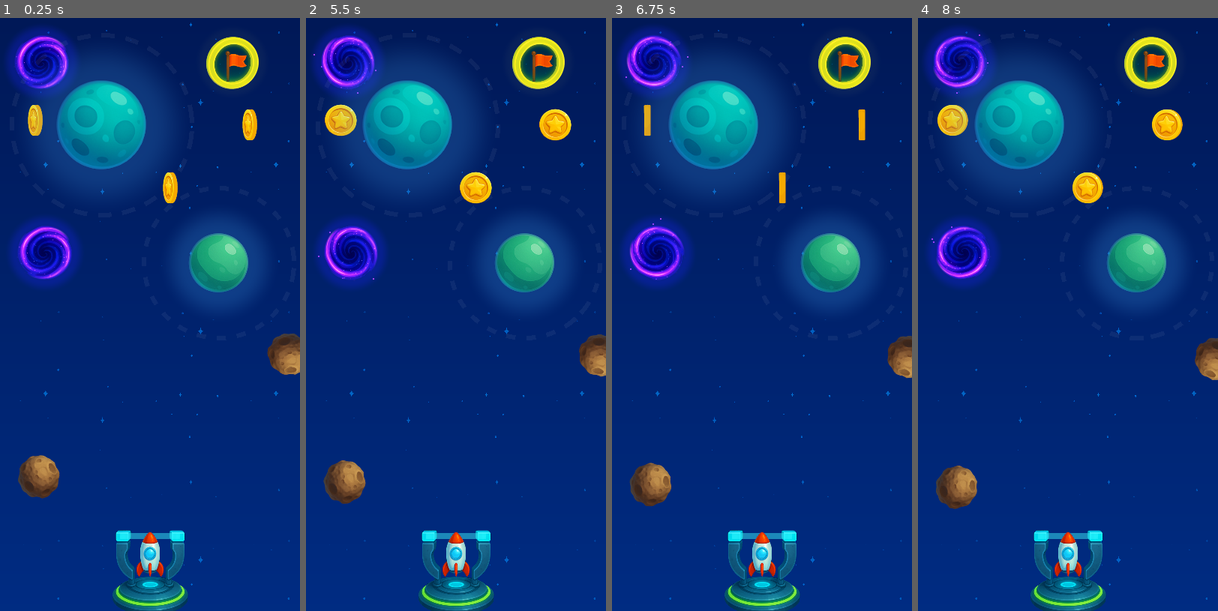
Above: before the commit, frames 1-4 (left to right).
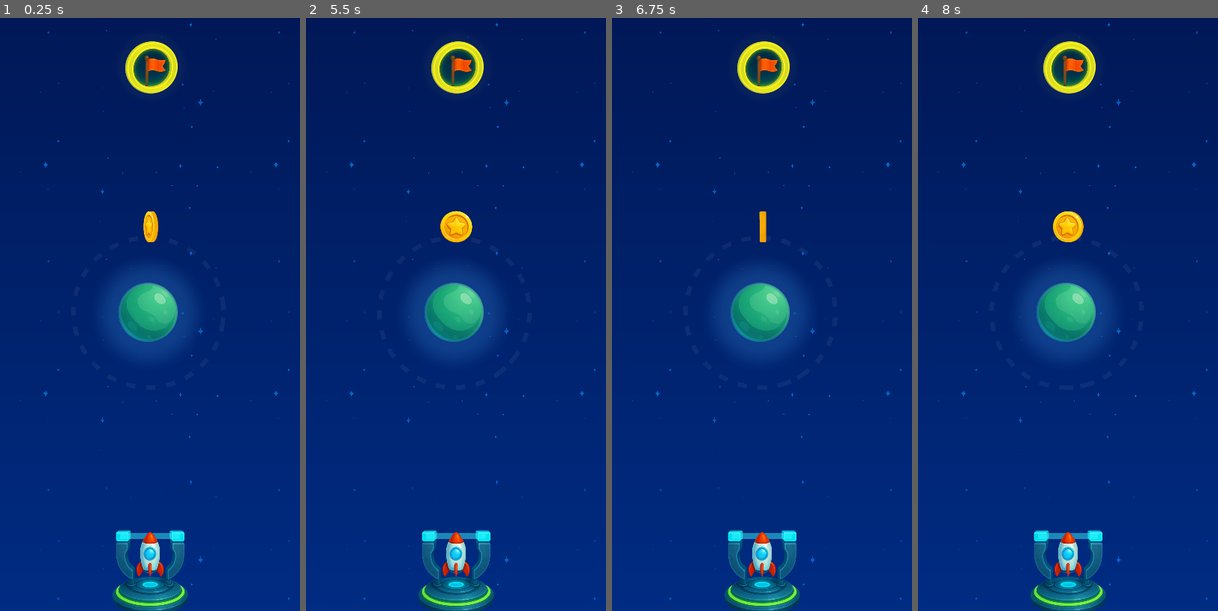
Above: after the commit, the same moments.

Repository: nbarkoch/spacecraft-launcher
Game: Godot game, scene res://scenes/game.tscn
Same seed, same stepped clock (60 frames per second), same inputs: the game is played once before the commit and once after it.
Inputs (mouse positions are in pixels of both pictures, inside the frame that each line leads up to):
- Up to frame 1 (0.25 s): no input
- Up to frame 2 (5.5 s): move the mouse to (456, 581) at 0.52 s; press the mouse at (456, 581) at 0.53 s; move the mouse to (396, 338) at 1.27 s; release the mouse at (396, 338) at 1.28 s; click (396, 338) at 1.35 s; move the mouse to (486, 178) at 2.02 s; press the mouse at (486, 178) at 2.03 s; move the mouse to (441, 433) at 2.77 s; release the mouse at (441, 433) at 2.78 s; click (441, 433) at 2.85 s; move the mouse to (546, 403) at 3.52 s; press the mouse at (546, 403) at 3.53 s; move the mouse to (366, 219) at 4.27 s; release the mouse at (366, 219) at 4.28 s; click (366, 219) at 4.35 s; move the mouse to (471, 308) at 5.02 s; press the mouse at (471, 308) at 5.03 s
- Up to frame 3 (6.75 s): move the mouse to (717, 160) at 5.77 s; release the mouse at (717, 160) at 5.78 s; click (717, 160) at 5.85 s; move the mouse to (828, 278) at 6.52 s; press the mouse at (828, 278) at 6.53 s
- Up to frame 4 (8 s): move the mouse to (1008, 338) at 7.27 s; release the mouse at (1008, 338) at 7.28 s; click (1008, 338) at 7.35 s

The runs differ from the first frame. In frame 1, 20% of the frame differs, in the area x 2-100%, y 1-82%; in frame 2, 21%; in frame 3, 20%; in frame 4, 21%.

Commit message:
clean game

Diff:
--- a/scenes/game.tscn
+++ b/scenes/game.tscn
@@ -1,15 +1,12 @@
-[gd_scene load_steps=11 format=3 uid="uid://dw3q2rdxoga8g"]
+[gd_scene load_steps=8 format=3 uid="uid://dw3q2rdxoga8g"]
 
 [ext_resource type="Script" path="res://scripts/game.gd" id="1_0s5jx"]
 [ext_resource type="PackedScene" uid="uid://ogg3oaxoy66n" path="res://scenes/slingshot.tscn" id="1_c5tod"]
 [ext_resource type="PackedScene" uid="uid://bp4wny2hgl85v" path="res://scenes/border_game.tscn" id="1_rwg3j"]
 [ext_resource type="PackedScene" uid="uid://jx76bqm121v4" path="res://scenes/spacecraft.tscn" id="2_l0j4p"]
-[ext_resource type="PackedScene" uid="uid://dyct1qho3vncc" path="res://scenes/planets/planet_c.tscn" id="5_q18na"]
 [ext_resource type="PackedScene" uid="uid://et54j7lrftig" path="res://scenes/planets/planet_g.tscn" id="5_qgthy"]
 [ext_resource type="PackedScene" uid="uid://vvpan4smuxbd" path="res://scenes/target_area.tscn" id="6_64vpg"]
-[ext_resource type="PackedScene" uid="uid://d0ac4c4klebkb" path="res://scenes/meteroid.tscn" id="7_kueth"]
 [ext_resource type="PackedScene" uid="uid://bryh4m50q0dgo" path="res://scenes/coin.tscn" id="8_4lg0d"]
-[ext_resource type="PackedScene" uid="uid://b6qrsvysawymj" path="res://scenes/portal.tscn" id="10_7pem7"]
 
 [node name="Game" type="Node2D"]
 script = ExtResource("1_0s5jx")
@@ -27,35 +24,10 @@
 position = Vector2(0, 162)
 
 [node name="GreenPlanet" parent="." instance=ExtResource("5_qgthy")]
-position = Vector2(46, -32)
-
-[node name="CyanPlanet" parent="." instance=ExtResource("5_q18na")]
-position = Vector2(-32, -124)
+position = Vector2(-1, 1)
 
 [node name="TargetArea" parent="." instance=ExtResource("6_64vpg")]
-position = Vector2(55, -166)
-
-[node name="Meteroid" parent="." instance=ExtResource("7_kueth")]
-position = Vector2(-74, 110)
-start_angle = 70.0
-orbit_rotation = 180.0
-orbit_tilt = 50.0
-
-[node name="Meteroid2" parent="." instance=ExtResource("7_kueth")]
-position = Vector2(93, 29)
-rotation = 2.00996
-
-[node name="Coin" parent="." instance=ExtResource("8_4lg0d")]
-position = Vector2(13, -82)
+position = Vector2(1, -163)
 
 [node name="Coin2" parent="." instance=ExtResource("8_4lg0d")]
-position = Vector2(66, -124)
-
-[node name="Coin3" parent="." instance=ExtResource("8_4lg0d")]
-position = Vector2(-77, -127)
-
-[node name="Portal" parent="." instance=ExtResource("10_7pem7")]
-position = Vector2(-72, -166)
-
-[node name="Portal2" parent="." instance=ExtResource("10_7pem7")]
-position = Vector2(-70, -39)
+position = Vector2(0, -56)
